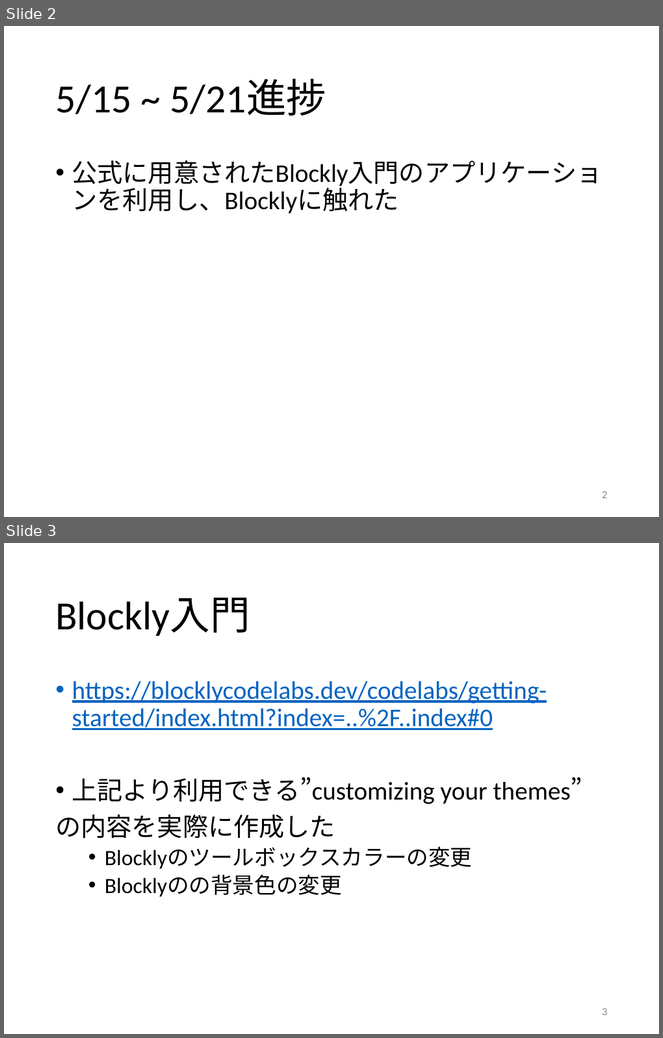
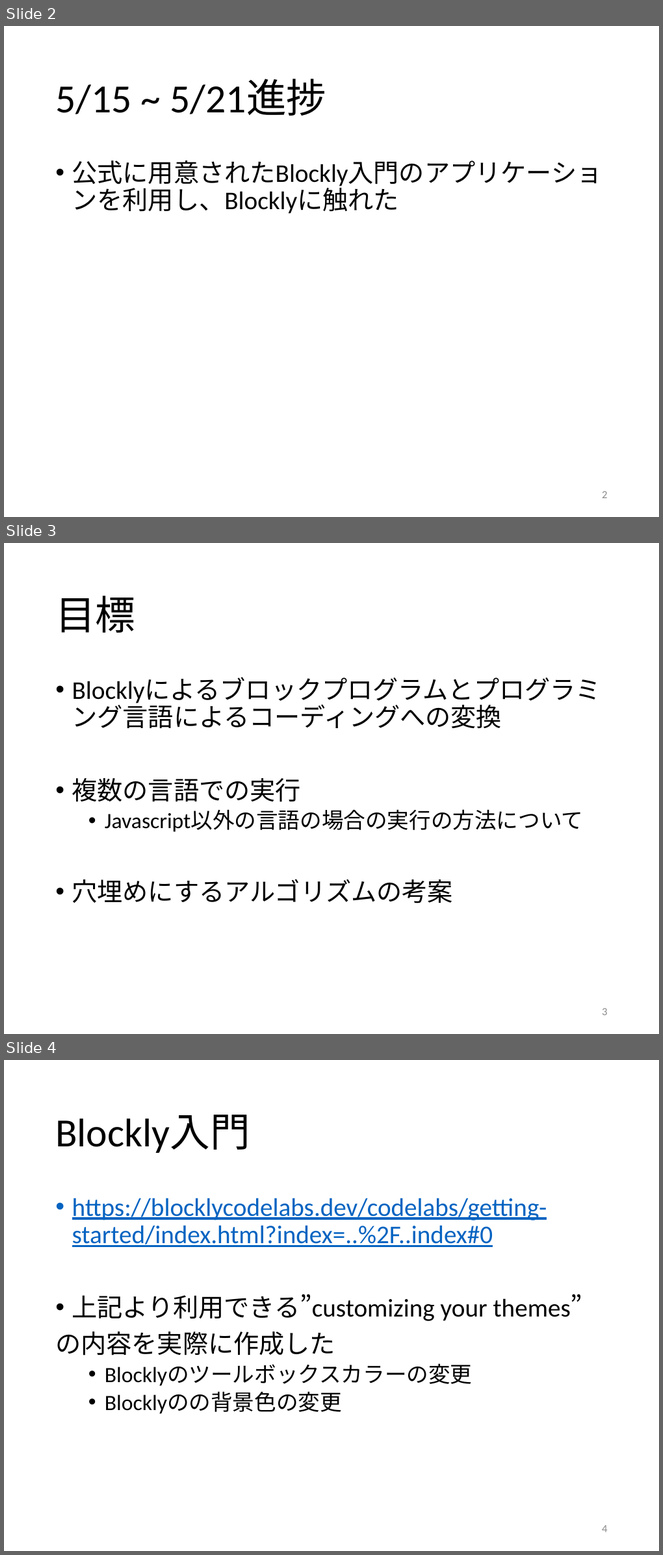
Before and after one commit to kait-takanolab/1821121-shimaoka-thesis, a slide deck: 1821121_shimaoka_sotsuken_521.pptx. Shown one above the other, each under a label of ours: slides 2 and 3 before the commit, slides 2, 3 and 4 after it. The pictures are 663x1038 and 663x1555 pixels, drawn with LibreOffice and Linux fonts; fonts in the diff are those of the drawing. Boxes give left, top, right and bottom in pixels: in the first picture for what was removed or moved away, otherwise in the second. Text is boxed around its words. In the diff, an @@ line names an element or a change of style, - is before the commit and + after.

Commit message:
Update 1821121_shimaoka_sotsuken_521.pptx
スライド３目標の挿入

```diff
--- a/1821121_shimaoka_sotsuken_521.pptx
+++ b/1821121_shimaoka_sotsuken_521.pptx
@@ slide 3 added at <box>4,543,659,1034</box>, background #FFFFFF @@
@@ title added at <box>55,596,135,633</box>, 44 pt, text #000000 @@
+目標
@@ text added at <box>72,778,583,904</box>, 28 pt, text #000000 @@
+• Blocklyによるブロックプログラムとプログラミング言語によるコーディングへの変換
+• 複数の言語での実行
+  • Javascript以外の言語の場合の実行の方法について
+• 穴埋めにするアルゴリズムの考案
@@ page number added at <box>602,1008,607,1016</box>, 12 pt, text #8C8C8C @@
+3
@@ what was slide 3 is now slide 4 @@
@@ page number at <box>602,1525,607,1533</box>: text changed @@
-3
+4
```
